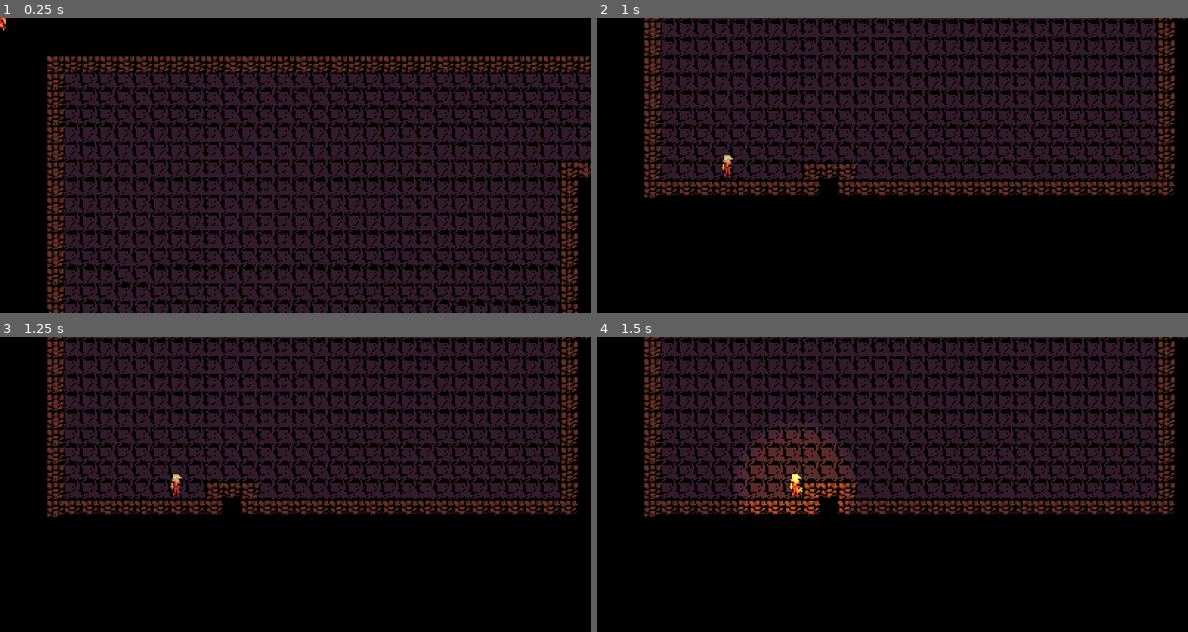
Above: before the commit, frames 1-4 (two rows, left to right).
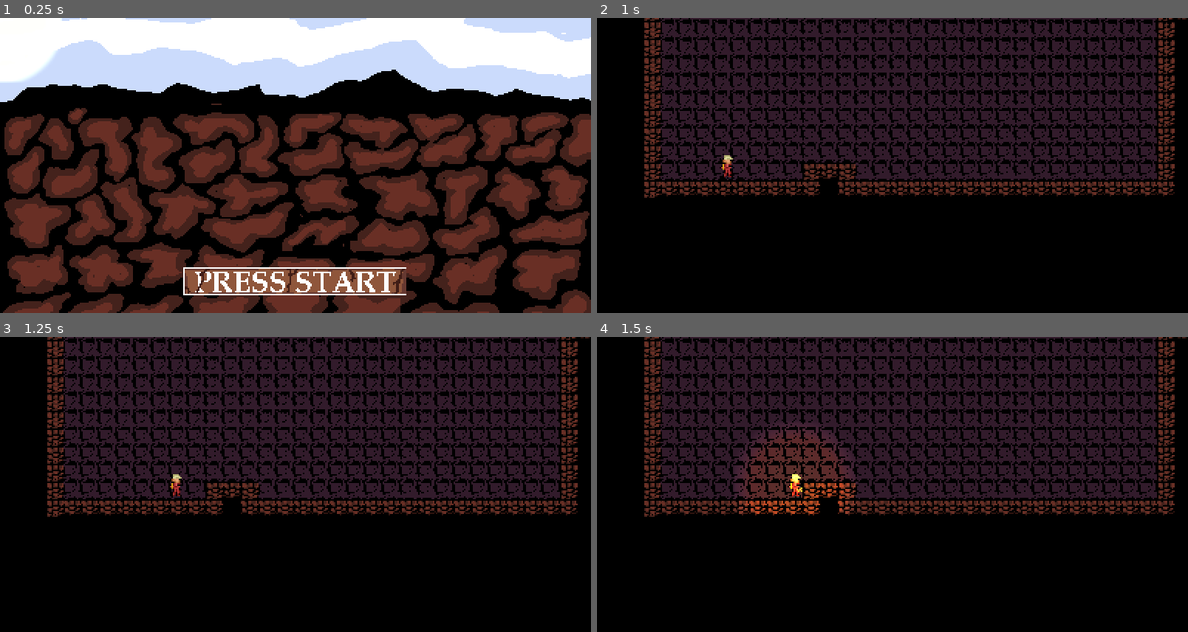
Above: after the commit, the same moments.

Repository: Mohamedyk10/inoxxtag-unclimb
Game: Godot game, scene res://main.tscn
The game is run twice, just before and just after one commit, with the same random seed, the same clock (stepped at 60 frames per second) and the same inputs.
Inputs:
- Up to frame 1 (0.25 s): no input
- Up to frame 2 (1 s): tap Enter at 0.5 s; hold Right (RIGHT) from 0.53 s (still down); hold Shift (HOLD) from 0.53 s (still down); tap Space (JUMP) at 0.77 s
- Up to frame 3 (1.25 s): keep holding Right (RIGHT); keep holding Shift (HOLD)
- Up to frame 4 (1.5 s): keep holding Right (RIGHT); release Shift (HOLD) at 1.28 s; tap E (USE_LANTERN) at 1.35 s

The runs differ from the first frame. In frame 1, 73% of the frame differs, in the area x 0-100%, y 0-100%; in frame 2, nothing differs; in frame 3, nothing differs; in frame 4, nothing differs.

Commit message:
minor changes

Diff:
--- a/inoxtag-unclimb/main.tscn
+++ b/inoxtag-unclimb/main.tscn
@@ -21,7 +21,6 @@
 limit_top = 0
 
 [node name="HUD" parent="." instance=ExtResource("3_h2yge")]
-visible = false
 
 [node name="DirectionalLight2D" type="DirectionalLight2D" parent="."]
 visible = false
--- a/inoxtag-unclimb/player.gd
+++ b/inoxtag-unclimb/player.gd
@@ -108,6 +108,8 @@
 	if uses_ice_axe:
 		vertical_speed = 0
 
+	print(velocity)
+
 	if Input.is_action_pressed("JUMP"):
 		if is_jumping:
 			vertical_speed += 0.5 * GRAVITY_ACCELERATION * delta
@@ -145,7 +147,11 @@
 		$Animation.play(animation)
 	velocity[1] = vertical_speed
 
+	print(velocity)
+
 	move_and_slide()
 
 func _on_area_2d_body_entered(body: Node2D) -> void:
-	position = START_COORDINATES
+	game_started = false
+	await get_tree().create_timer(1).timeout
+	show_hud()
Not shown, added: inoxtag-unclimb/art/Tiles/ice_tile_45degrees.png.import
